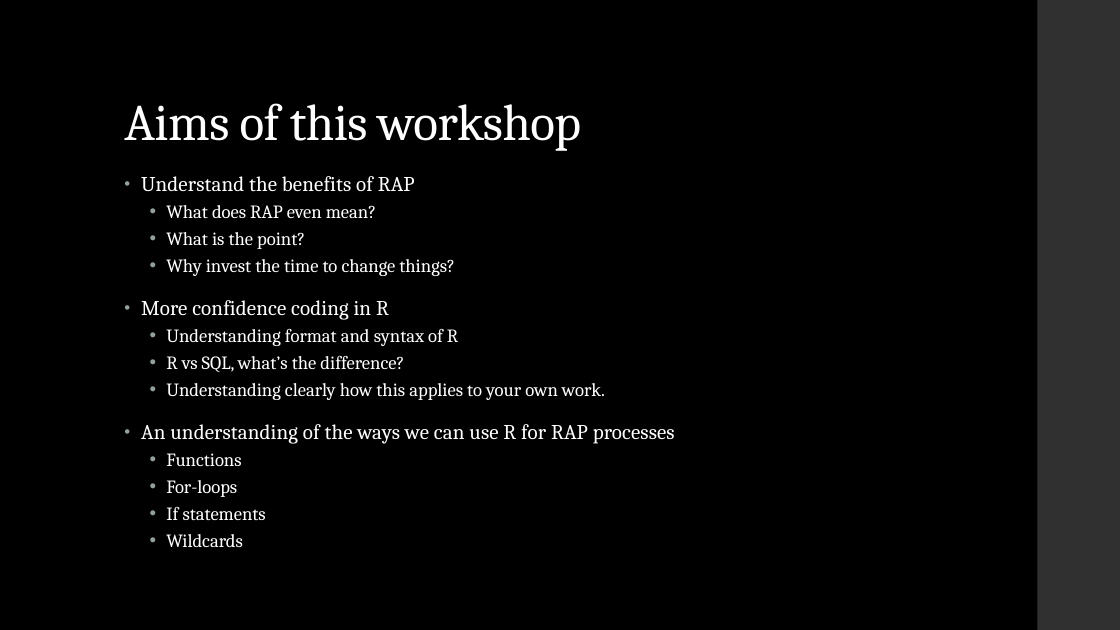
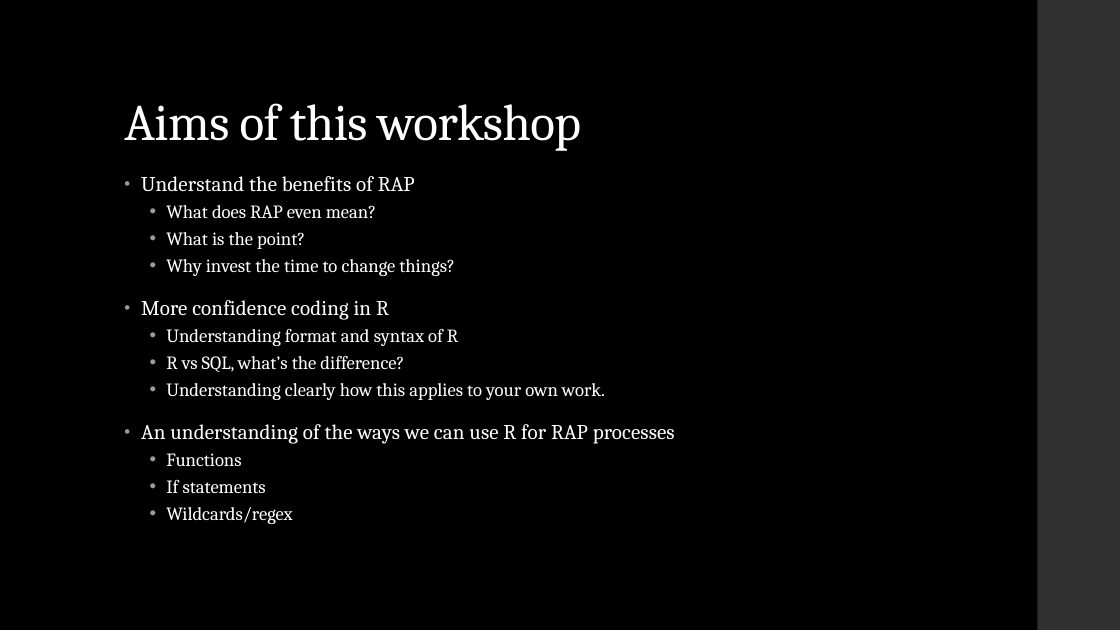
Before and after one commit to dfe-analytical-services/techskills_workshops, a slide deck: slide 2 of slides/workshopslides_RforRAP.pptx. Drawn at 1120x630 pixels with LibreOffice and Linux fonts; fonts in the diff are those of the drawing. Boxes give left, top, right and bottom in pixels: in the first picture for what was removed or moved away, otherwise in the second. Text is boxed around its words. In the diff, an @@ line names an element or a change of style, - is before the commit and + after.

Commit message:
slightly edited pp slides

```diff
--- a/slides/workshopslides_RforRAP.pptx
+++ b/slides/workshopslides_RforRAP.pptx
@@ text at [166,480,237,497]: paragraph removed @@
-  • For-loops
@@ text at [166,507,292,524]: text changed @@
-  • Wildcards
+  • Wildcards/regex
```
